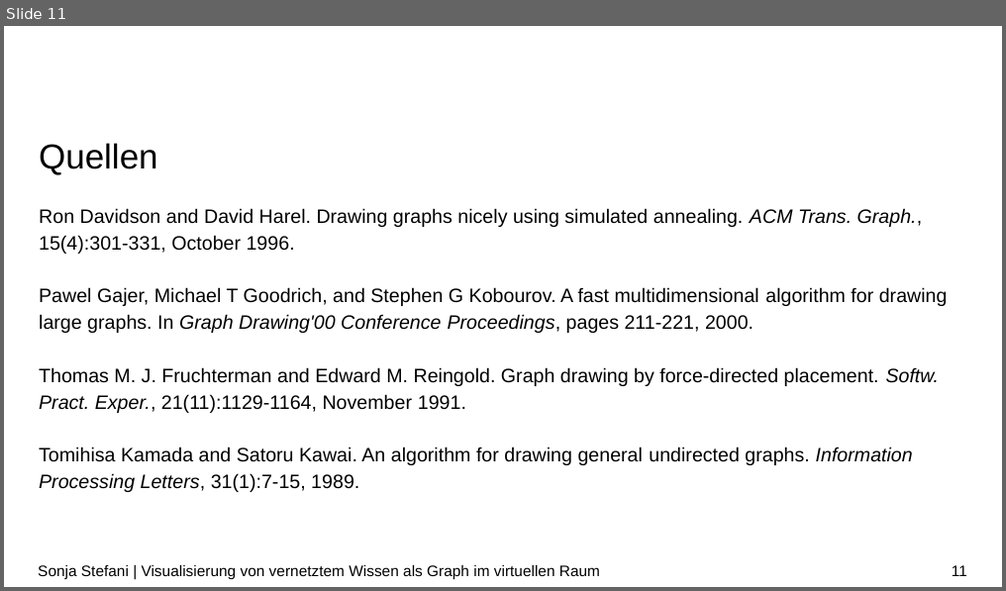
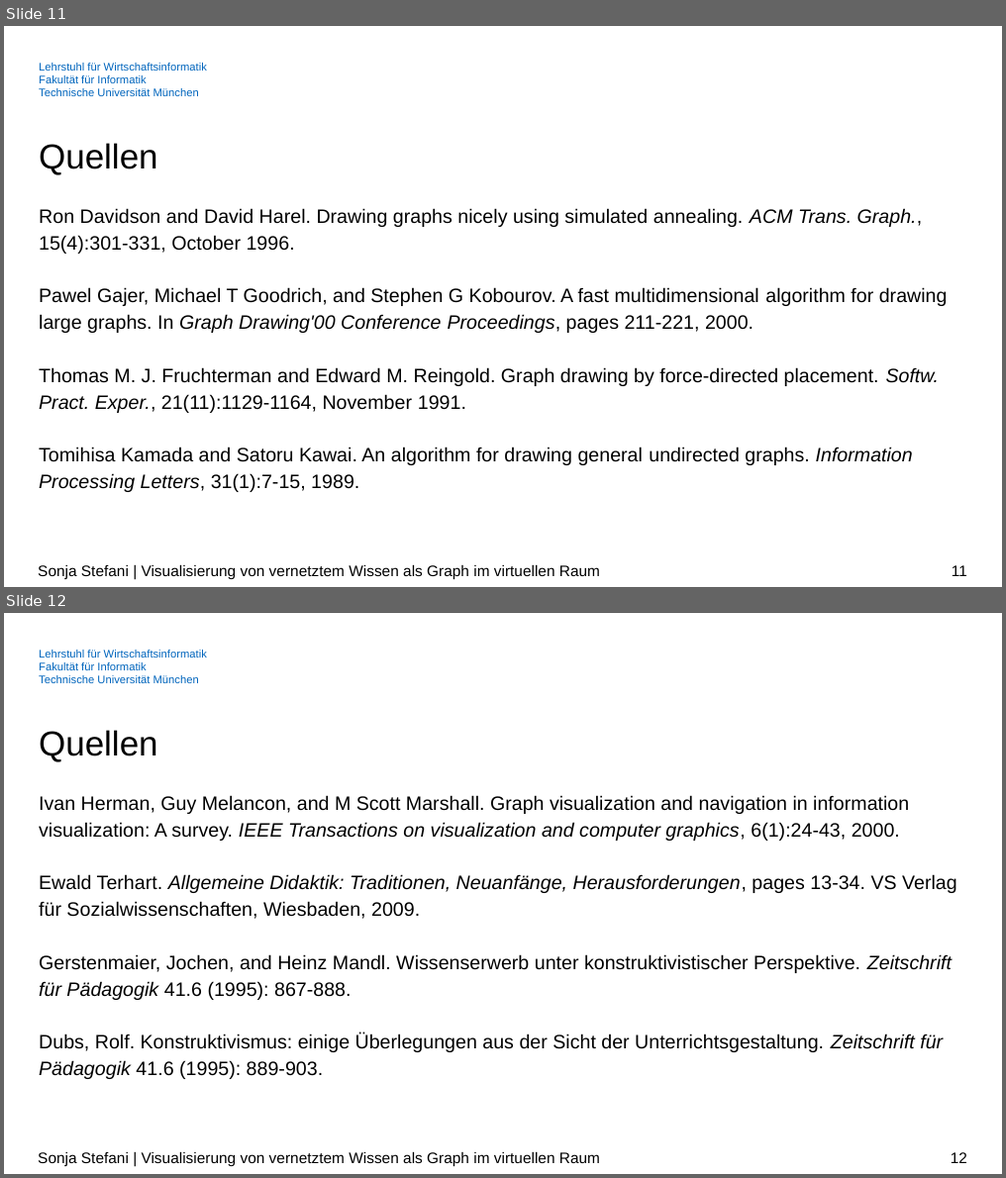
Before and after one commit to SonjaSt/knowledge-visualization-vr, a slide deck: Dokumente/Zwischenpraesentation_BA.pptx. Shown one above the other, each under a label of ours: slide 11 before the commit, slides 11 and 12 after it. The pictures are 1006x591 and 1006x1178 pixels, drawn with LibreOffice and Linux fonts; fonts in the diff are those of the drawing; background and template pictures are left out. Boxes give left, top, right and bottom in pixels: in the first picture for what was removed or moved away, otherwise in the second. Text is boxed around its words. In the diff, an @@ line names an element or a change of style, - is before the commit and + after.

```diff
--- a/Dokumente/Zwischenpraesentation_BA.pptx
+++ b/Dokumente/Zwischenpraesentation_BA.pptx
@@ slide 12 added at box(4, 613, 1002, 1174), background #FFFFFF; not listed: 1 template element that a slide beside it also shows @@
@@ title added at box(39, 730, 158, 762), 25 pt, text #000000 @@
+Quellen
@@ text added at box(39, 795, 957, 1079), 14 pt, text #000000 @@
+Ivan Herman, Guy Melancon, and M Scott Marshall. Graph visualization and navigation in information visualization: A survey. IEEE Transactions on visualization and computer graphics, 6(1):24-43, 2000.
+Ewald Terhart. Allgemeine Didaktik: Traditionen, Neuanfänge, Herausforderungen, pages 13-34. VS Verlag für Sozialwissenschaften, Wiesbaden, 2009.
+Gerstenmaier, Jochen, and Heinz Mandl. Wissenserwerb unter konstruktivistischer Perspektive. Zeitschrift für Pädagogik 41.6 (1995): 867-888.
+Dubs, Rolf. Konstruktivismus: einige Überlegungen aus der Sicht der Unterrichtsgestaltung. Zeitschrift für Pädagogik 41.6 (1995): 889-903.
@@ text added at box(38, 1153, 600, 1167), 11 pt, text #000000 @@
+Sonja Stefani | Visualisierung von vernetztem Wissen als Graph im virtuellen Raum
@@ page number added at box(950, 1153, 967, 1163), 11 pt, text #000000 @@
+12
@@ slide 11 changed as well @@
@@ text added at box(39, 63, 207, 96), 8 pt, text #0065BD @@
+Lehrstuhl für Wirtschaftsinformatik
+Fakultät für Informatik
+Technische Universität München
```
Also in this commit, not shown: 10 other slides changed, 7 other slides added, 30 other files.
